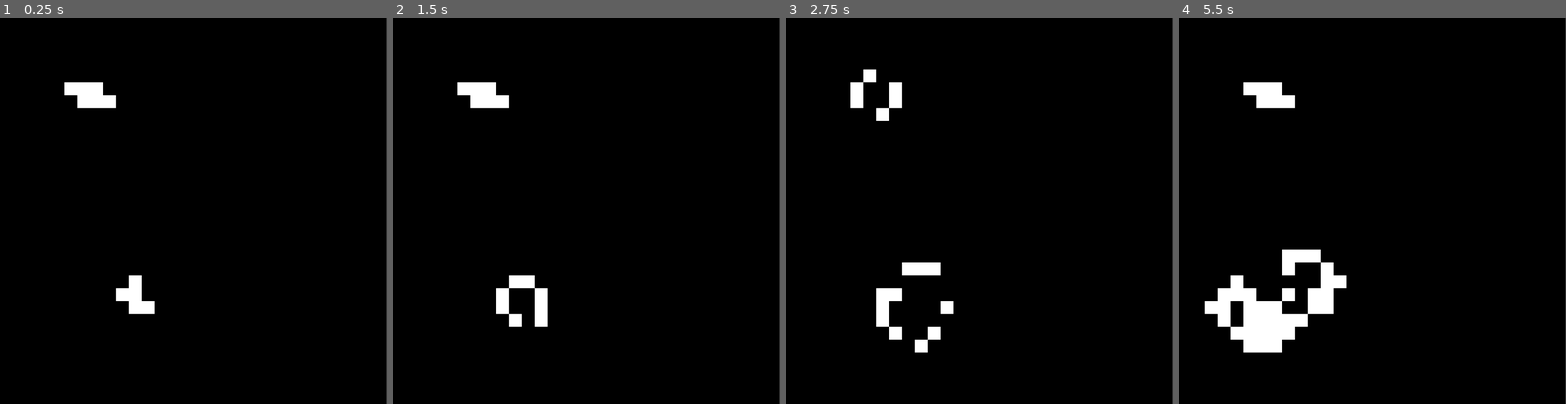
Above: before the commit, frames 1-4 (left to right).
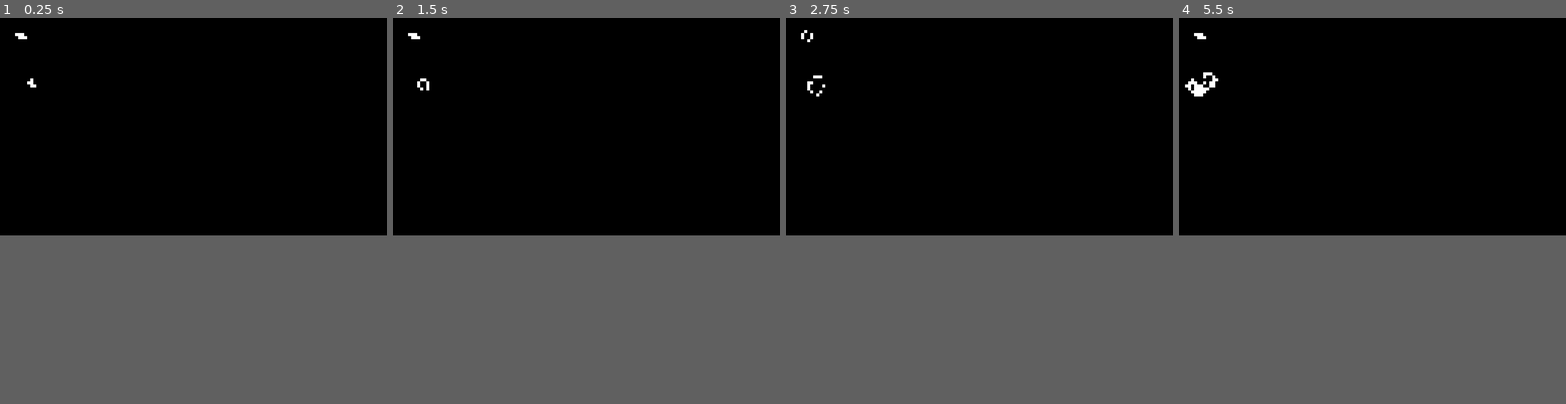
Above: after the commit, the same moments.

Repository: IacobucciB/GameOfLife-Godot
Game: Godot game, scene res://main.tscn
The game is run twice, just before and just after one commit, with the same random seed, the same clock (stepped at 60 frames per second) and the same inputs.
Inputs:
- Up to frame 1 (0.25 s): no input
- Up to frame 2 (1.5 s): no input
- Up to frame 3 (2.75 s): no input
- Up to frame 4 (5.5 s): no input
The window is 799x799 before the commit and 800x450 after it. Grey fills any space a smaller window leaves; there, only what the larger window draws over its background counts as a difference.

The runs differ from the first frame. In frame 1, 1.3% of the frame differs, in the area x 3-40%, y 3-77%; in frame 2, 1.7%; in frame 3, 2.1%; in frame 4, 4.9%, in the area x 1-44%, y 3-87%.

Commit message:
HD resolution 1280x720

Diff:
--- a/Main.gd
+++ b/Main.gd
@@ -5,15 +5,15 @@
 @onready var CAM = $CAMARA
 
 var layer_id = 0
-var tile_id = 3
+var tile_id = 0
 var atlas_dead_coords = Vector2i(1, 0)
 var atlas_alive_coords = Vector2i(0, 0)
 
 var rng = RandomNumberGenerator.new()
 
-var FILAS = 30
-var COLUMNAS = 30
-var TAM_CELULA = 32
+var FILAS = 72
+var COLUMNAS = 128
+var TAM_CELULA = 10
 var TABLERO = []
 var TABLERO_BUFFER = []
 var VIVA = 1
--- a/main.tscn
+++ b/main.tscn
@@ -1,7 +1,14 @@
-[gd_scene load_steps=5 format=3 uid="uid://claeq0knjb1mm"]
+[gd_scene load_steps=7 format=3 uid="uid://claeq0knjb1mm"]
 
 [ext_resource type="Script" path="res://Main.gd" id="1_r1tn5"]
+[ext_resource type="Texture2D" uid="uid://qbe74awlq1xq" path="res://dead_alive_10x10.png" id="2_84yj3"]
 [ext_resource type="Texture2D" uid="uid://d3ky06b84dytb" path="res://dead_alive.png" id="2_whhsr"]
+
+[sub_resource type="TileSetAtlasSource" id="TileSetAtlasSource_wtywu"]
+texture = ExtResource("2_84yj3")
+texture_region_size = Vector2i(10, 10)
+0:0/0 = 0
+1:0/0 = 0
 
 [sub_resource type="TileSetAtlasSource" id="TileSetAtlasSource_y57vd"]
 texture = ExtResource("2_whhsr")
@@ -10,8 +17,9 @@
 1:0/0 = 0
 
 [sub_resource type="TileSet" id="TileSet_rrbw0"]
-tile_size = Vector2i(32, 32)
+tile_size = Vector2i(10, 10)
 sources/3 = SubResource("TileSetAtlasSource_y57vd")
+sources/0 = SubResource("TileSetAtlasSource_wtywu")
 
 [node name="Main" type="Node2D"]
 script = ExtResource("1_r1tn5")
--- a/project.godot
+++ b/project.godot
@@ -17,8 +17,8 @@
 
 [display]
 
-window/size/viewport_width=960
-window/size/viewport_height=960
+window/size/viewport_width=1280
+window/size/viewport_height=720
 
 [rendering]
 
Binary file added: dead_alive_10x10.png
Not shown, added: dead_alive_10x10.png.import
Not shown, added: demo.png.import
